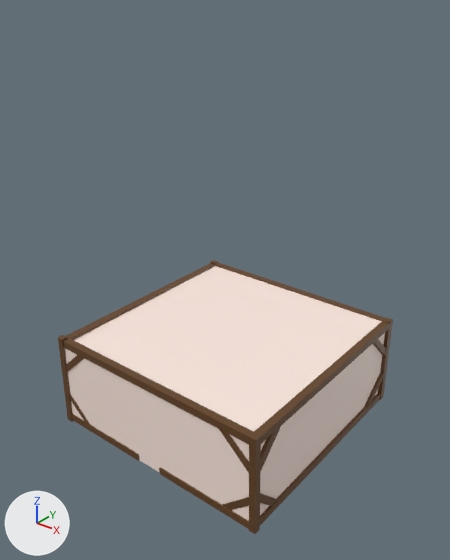
The Blender file Assets/Models/Environment/Scenes/Luthadel/Luthadel_house_small_squat.blend, before and after one commit.
Both versions are drawn from a 50 mm camera at (8.98, -11.46, 11.1) aimed at (0.14, -0.4, 4.24). The axes (+X, +Y, +Z) are drawn at lower left. The lights are the same throughout.

Objects in the first picture: 'Plaster', 'Wood'.
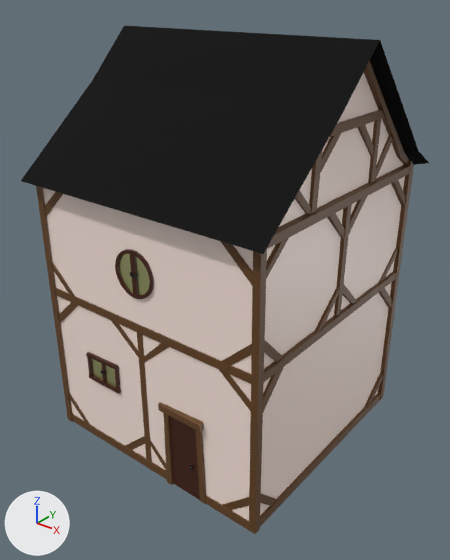
Commit message: Luthadel building progress

Changed parts and their boxes [x1, y1, x2, y2] in the pictures (450 x 560 px):
'Plaster', reshaped
    before: [65, 266, 385, 521]
    after: [43, 176, 405, 521]
'Roof', added (black)
    after: [21, 26, 429, 254]
'Wood', reshaped (13% wider, 72% taller)
    before: [58, 260, 393, 534]
    after: [36, 61, 414, 534]
'Plaster.001', added
    after: [279, 73, 404, 227]
'Door', added (brown)
    after: [169, 416, 200, 500]
'Window', added (brown)
    after: [115, 249, 154, 299]
'Pane', added
    after: [119, 254, 150, 295]
'Window.001', added (brown)
    after: [86, 352, 121, 394]
'Pane.001', added
    after: [91, 359, 116, 387]
'Latch', added
    after: [130, 272, 138, 278]
'Knob', added
    after: [190, 465, 194, 470]
'Latch.001', added
    after: [100, 371, 106, 375]
part 2 of me_cube_001, added (brown)
    after: [267, 165, 410, 249]
part 3 of me_cube_001, added
    after: [379, 247, 398, 283]
part 4 of me_cube_001, added
    after: [391, 180, 405, 206]
part 5 of me_cube_001, added
    after: [51, 262, 75, 296]
part 6 of me_cube_001, added
    after: [44, 192, 63, 217]
part 7 of me_cube_001, built on
    before: [58, 260, 393, 532]
    after: [36, 61, 414, 532]

The change, as a list of edits to the scene's bpy script:
```text
Change me_cube:
    where me_cube.from_pydata(...)  # 8 vertices, 6 faces; spans x -3.18..3.14, y -3.16..3.16, z -0.02..2.54
    me_cube part 1
    add for i in [0, 2, 4, 6]: me_cube.vertices[i].co += Vector((0.0, 0.0, 4.37))
Change me_cube_001:
    remove me_cube_001.from_pydata(...)  # 200 vertices, 128 faces; spans x -3.27..3.23, y -3.22..3.21, z -0.07..2.63
    add me_cube_001.from_pydata(...)  # 640 vertices, 385 faces; spans x -3.27..3.23, y -3.3..3.22, z -0.09..10.01
    me_cube_001 part 2: the loose piece of 16 vertices spanning x -3.19..3.19, y -3.19..3.19, z 2.38..2.58 is copied, and the copy is moved by (-0.01, 0.0, 4.39); it spans x -3.2..3.19, y -3.19..3.19, z 6.77..6.97
    me_cube_001 part 3: the loose piece of 8 vertices spanning x 2.99..3.2, y 2.07..3.11, z -0.03..0.94 is copied, and the copy is scaled about its middle by (0.723, 1.01, 1.01), then moved by (-0.02, 0.0, 3.92); it spans x 2.99..3.15, y 2.06..3.12, z 3.88..4.85
    me_cube_001 part 4: the loose piece of 8 vertices spanning x 2.99..3.19, y 2.11..3.14, z 1.5..2.5 is copied, and the copy is moved by (0.0, 0.0, 4.43); it spans x 2.99..3.19, y 2.11..3.14, z 5.93..6.93
    me_cube_001 part 5: the loose piece of 8 vertices spanning x -3.23..-2.25, y -3.2..-2.93, z 0.0..0.97 is copied, and the copy is moved by (0.0, 0.0, 3.92); it spans x -3.23..-2.25, y -3.2..-2.93, z 3.92..4.89
    me_cube_001 part 6: the loose piece of 8 vertices spanning x -3.22..-2.21, y -3.2..-3.01, z 1.55..2.52 is copied, and the copy is moved by (0.0, 0.0, 4.43); it spans x -3.22..-2.21, y -3.2..-3.01, z 5.98..6.95
    me_cube_001 part 7: 100 vertices moved from x -3.22..3.2, y -3.2..3.19, z -0.01..2.58 to x -3.22..3.2, y -3.2..3.19, z -0.05..4.1; 16 vertices removed from x -3.22..3.2, y -3.22..3.21, z 2.59..2.63; 368 vertices added at x -3.26..3.2, y -3.3..3.22, z -0.09..10.01
Add me_cube_013:
    me_cube_013.from_pydata([(3.11, 0.02, 9.89), (3.11, 3.12, 6.96), (3.11, -1.18, 8.7), (3.11, -3.15, 6.91), (-2.99, 0.01, 9.88), (-2.99, 3.11, 6.95), (-2.99, -1.19, 8.69), (-2.99, -3.15, 6.9)], [], [(0, 4, 6, 2), (3, 2, 6, 7), (7, 6, 4, 5), (5, 1, 3, 7), (1, 0, 2, 3), (5, 4, 0, 1)])
    me_cube_013.materials.append(mat_material)  # white #ffeae1
Add me_cube_012:
    me_cube_012.from_pydata([(-0.527, 0.0, -0.316), (-0.527, 0.0, 0.328), (0.0, 0.0, -0.316), (0.0, 0.0, 0.288)], [], [(2, 3, 1, 0)])
    me_cube_012.materials.append(mat_glass)  # beige #e4e7a3
Add me_cube_002:
    me_cube_002.from_pydata([(-0.44, -3.19, -0.14), (-0.43, -3.19, 2.04), (-0.44, -3.05, -0.14), (-0.43, -3.06, 2.04), (0.48, -3.19, -0.14), (0.49, -3.2, 2.04), (0.48, -3.05, -0.14), (0.49, -3.06, 2.04)], [], [(0, 1, 3, 2), (2, 3, 7, 6), (6, 7, 5, 4), (4, 5, 1, 0), (2, 6, 4, 0), (7, 3, 1, 5)])
    me_cube_002.materials.append(mat_material_003)  # brown #411700
Add ob_roof:
    ob_roof = bpy.data.objects.new('Roof', me_plane)  # 20 vertices, 14 faces; spans x -3.45..3.5, y -3.48..3.42, z 6.86..10.06; in mat_roof (black #141414)
    ob_roof.location = (0.0, 0.0, 0.0)
Add ob_plaster_001:
    ob_plaster_001 = bpy.data.objects.new('Plaster.001', me_cube_013)
    ob_plaster_001.location = (-0.08, 0.0, 0.0)
Add ob_pane_001:
    ob_pane_001 = bpy.data.objects.new('Pane.001', me_cube_012)  # modifiers MIRROR
    ob_pane_001.parent = ob_window_001
    ob_pane_001.location = (0.0, -2.906, 5.347)
Add ob_window_001:
    ob_window_001 = bpy.data.objects.new('Window.001', me_cube_009)  # 40 vertices, 24 faces; spans x -0.552..0.569, y -0.025..0.071, z -0.39..0.399; in mat_material_003 (brown #411700)
    ob_window_001.parent = ob_wood
    ob_window_001.location = (-1.506, -3.211, 2.267)
Add ob_latch_001:
    ob_latch_001 = bpy.data.objects.new('Latch.001', me_cube_010)  # a box spanning x -0.0427..0.0776, y -0.0423..0.0423, z -0.0256..0.0256; in mat_material_002 (black #000000)
    ob_latch_001.parent = ob_window_001
    ob_latch_001.location = (0.0, -2.939, 5.347)
Add ob_pane:
    ob_pane = bpy.data.objects.new('Pane', me_cube_008)  # 15 vertices, 1 face; spans x -0.482..-0.068, y -0.053, z -0.472..0.472; in mat_glass (beige #e4e7a3); modifiers MIRROR
    ob_pane.parent = ob_window
    ob_pane.location = (0.0, -2.906, 5.347)
Add ob_window:
    ob_window = bpy.data.objects.new('Window', me_cube_004)  # 128 vertices, 128 faces; spans x -0.563..0.563, y -0.062..0.062, z -0.563..0.563; in mat_material_003 (brown #411700)
    ob_window.parent = ob_wood
    ob_window.location = (-0.138, -3.152, 5.347)
    ob_window.rotation_euler = (-0.0000448, -0.024, 0.00372)  # degrees (0, -1.4, 0.2)
Add ob_latch:
    ob_latch = bpy.data.objects.new('Latch', me_cube_006)  # a box spanning x -0.089..0.089, y -0.076..0.076, z -0.046..0.046; in mat_material_002 (black #000000)
    ob_latch.parent = ob_window
    ob_latch.location = (0.0, -2.939, 5.347)
Add ob_knob:
    ob_knob = bpy.data.objects.new('Knob', me_cube_003)  # 12 vertices, 10 faces; spans x 0.2183..0.293, y -3.2602..-3.1765, z 0.7281..0.8028; in mat_material_002 (black #000000)
    ob_knob.parent = ob_door
    ob_knob.location = (0.0, 0.0, 0.0)
Add ob_door:
    ob_door = bpy.data.objects.new('Door', me_cube_002)
    ob_door.location = (1.15, 0.0, 0.09)
```
